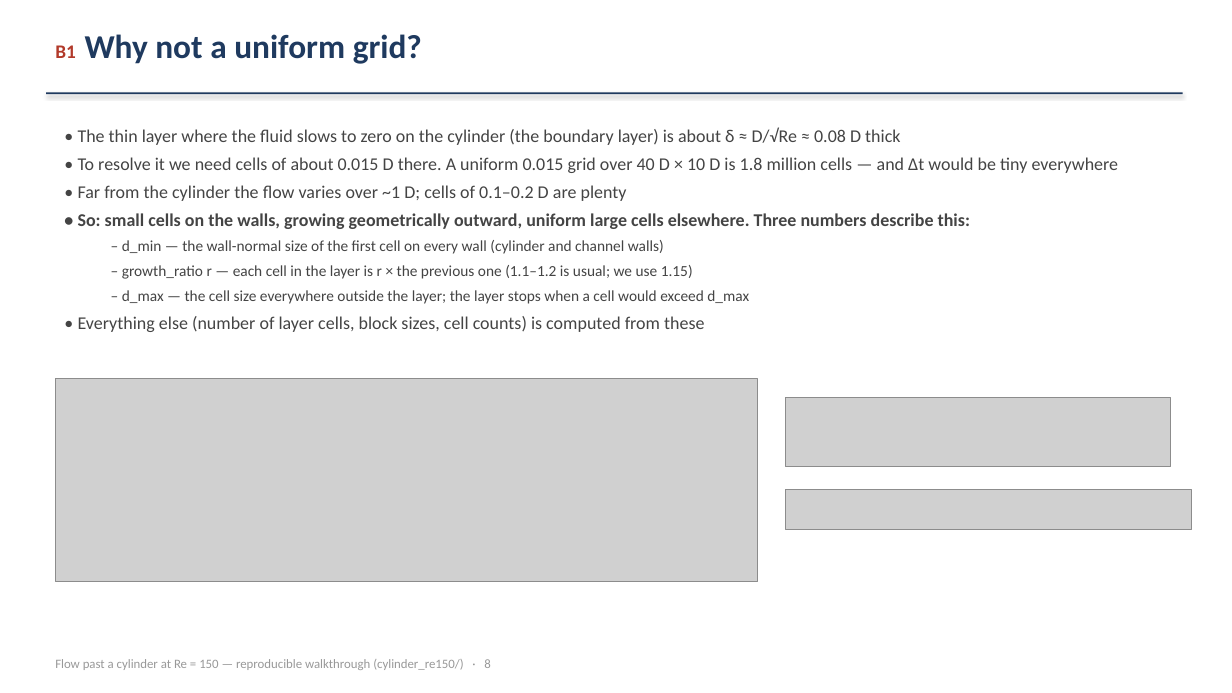
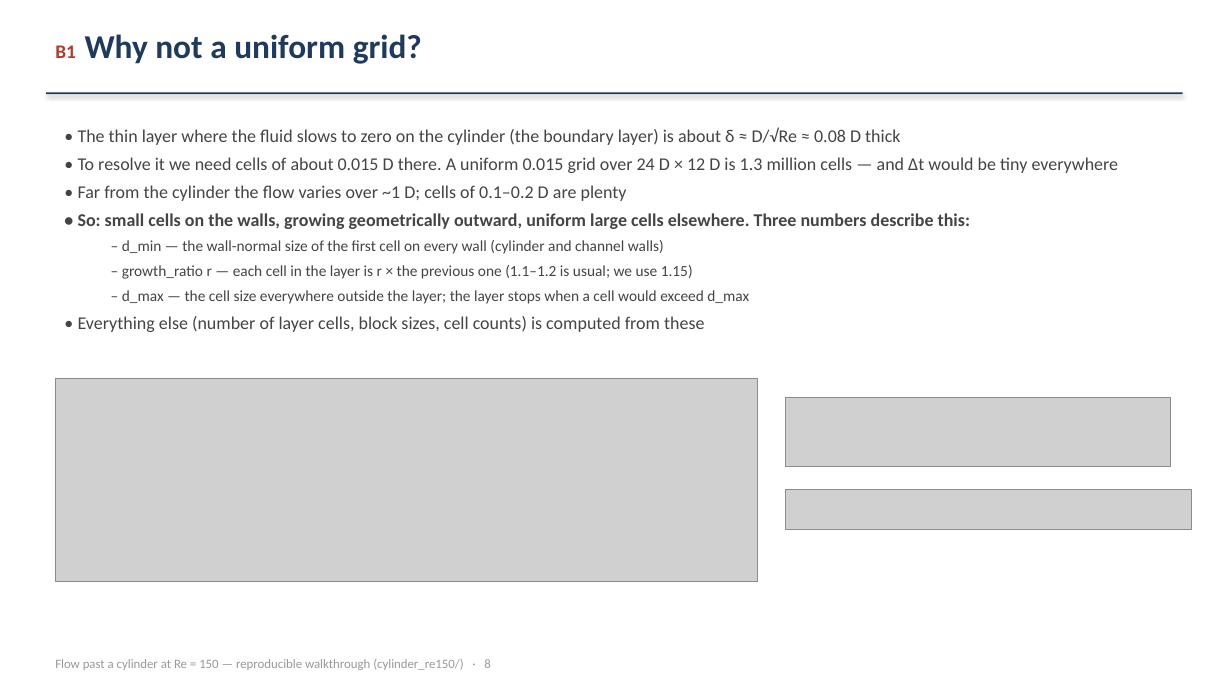
Before and after one commit to ichanwaheng/LES_working, a slide deck: slide 8 of cylinder_re150/demo/ns_staggered_tutorial.pptx. Drawn at 1232x693 pixels with LibreOffice and Linux fonts; fonts in the diff are those of the drawing; grey boxes stand for pictures. Boxes give left, top, right and bottom in pixels: in the first picture for what was removed or moved away, otherwise in the second. Text is boxed around its words. In the diff, an @@ line names an element or a change of style, - is before the commit and + after.

```diff
--- a/cylinder_re150/demo/ns_staggered_tutorial.pptx
+++ b/cylinder_re150/demo/ns_staggered_tutorial.pptx
@@ text at [78, 157, 1119, 173]: text changed @@
-• To resolve it we need cells of about 0.015 D there. A uniform 0.015 grid over 40 D × 10 D is 1.8 million cells — and Δt would be tiny everywhere
+• To resolve it we need cells of about 0.015 D there. A uniform 0.015 grid over 24 D × 12 D is 1.3 million cells — and Δt would be tiny everywhere
```
Also in this commit, not shown: 23 other slides changed, 10 other files.
